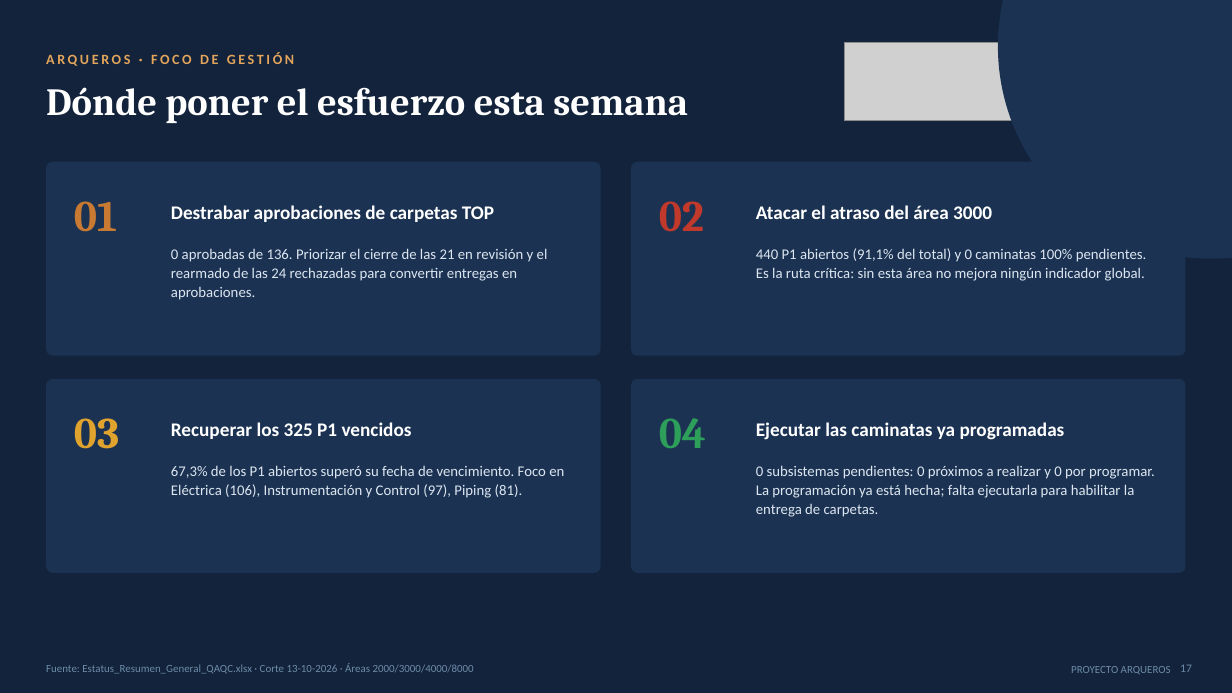
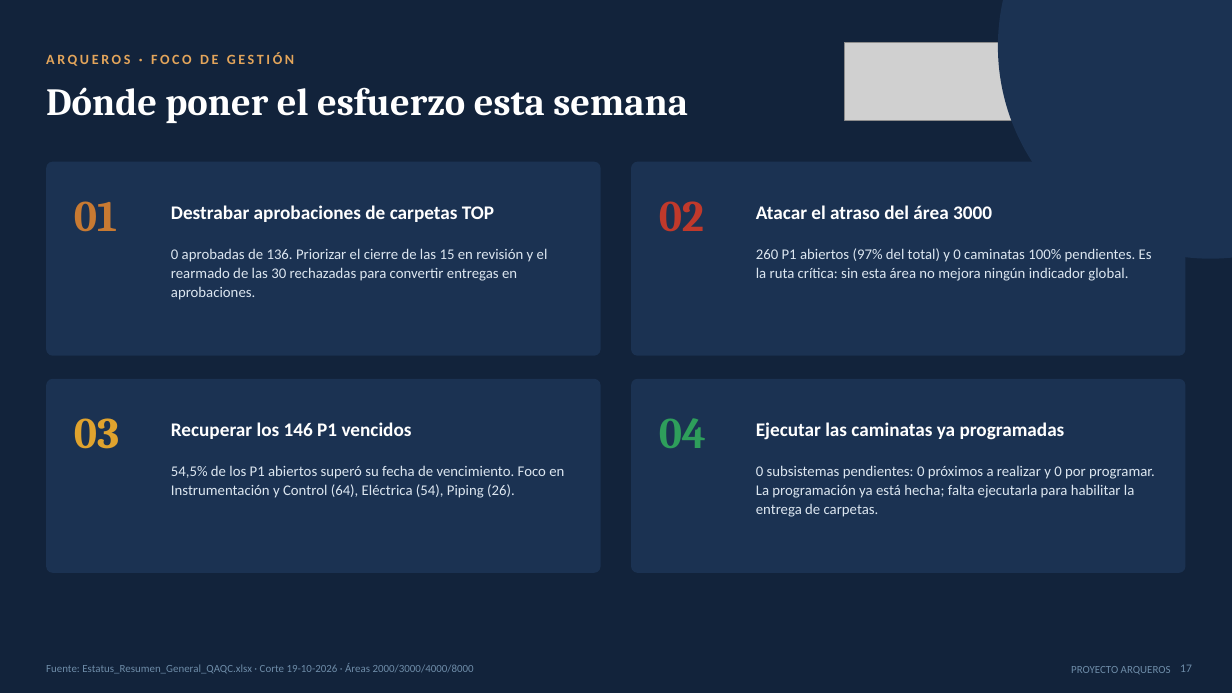
Before and after one commit to tdkvalex/Dashboard-HSEQ, a slide deck: slide 17 of panel_control_TOP_P1/Panel_Control_TOP_P1.pptx. Drawn at 1232x693 pixels with LibreOffice and Linux fonts; fonts in the diff are those of the drawing; grey boxes stand for pictures. Boxes give left, top, right and bottom in pixels: in the first picture for what was removed or moved away, otherwise in the second. Text is boxed around its words. In the diff, an @@ line names an element or a change of style, - is before the commit and + after.

```diff
--- a/panel_control_TOP_P1/Panel_Control_TOP_P1.pptx
+++ b/panel_control_TOP_P1/Panel_Control_TOP_P1.pptx
@@ text at bbox=[171, 248, 548, 300]: text changed @@
-0 aprobadas de 136. Priorizar el cierre de las 21 en revisión y el rearmado de las 24 rechazadas para convertir entregas en aprobaciones.
+0 aprobadas de 136. Priorizar el cierre de las 15 en revisión y el rearmado de las 30 rechazadas para convertir entregas en aprobaciones.
@@ text at bbox=[756, 248, 1152, 281]: text changed @@
-440 P1 abiertos (91,1% del total) y 0 caminatas 100% pendientes. Es la ruta crítica: sin esta área no mejora ningún indicador global.
+260 P1 abiertos (97% del total) y 0 caminatas 100% pendientes. Es la ruta crítica: sin esta área no mejora ningún indicador global.
@@ text at bbox=[171, 422, 412, 439]: text changed @@
-Recuperar los 325 P1 vencidos
+Recuperar los 146 P1 vencidos
@@ text at bbox=[171, 465, 564, 498]: text changed @@
-67,3% de los P1 abiertos superó su fecha de vencimiento. Foco en Eléctrica (106), Instrumentación y Control (97), Piping (81).
+54,5% de los P1 abiertos superó su fecha de vencimiento. Foco en Instrumentación y Control (64), Eléctrica (54), Piping (26).
```
Also in this commit, not shown: 16 other slides changed, 6 other files.
